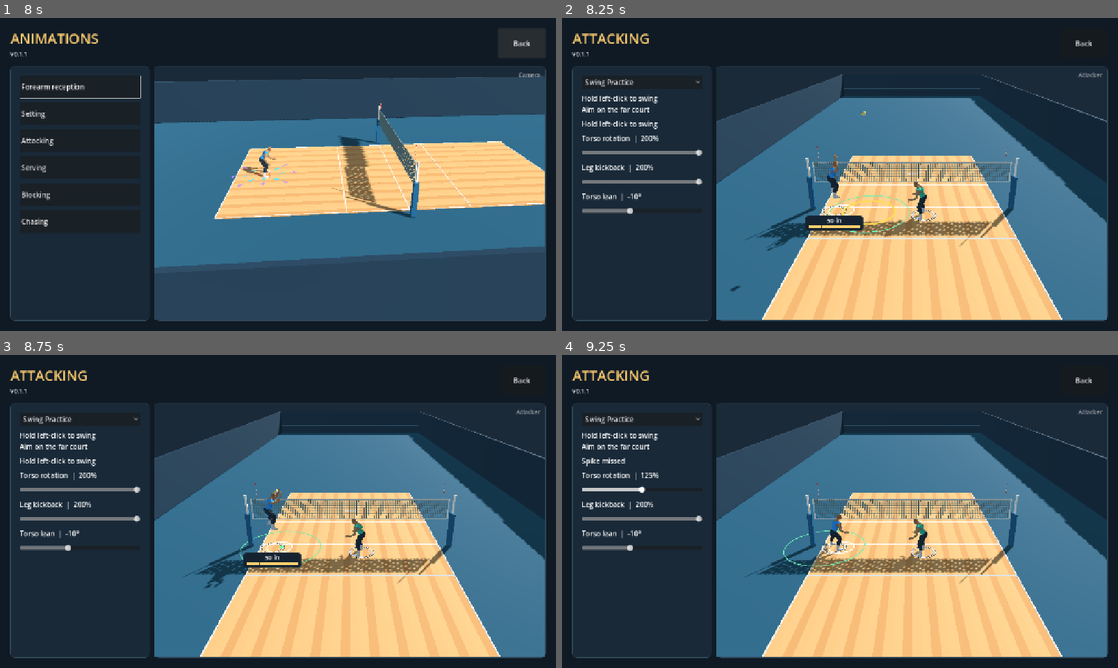
Above: before the commit, frames 1-4 (two rows, left to right).
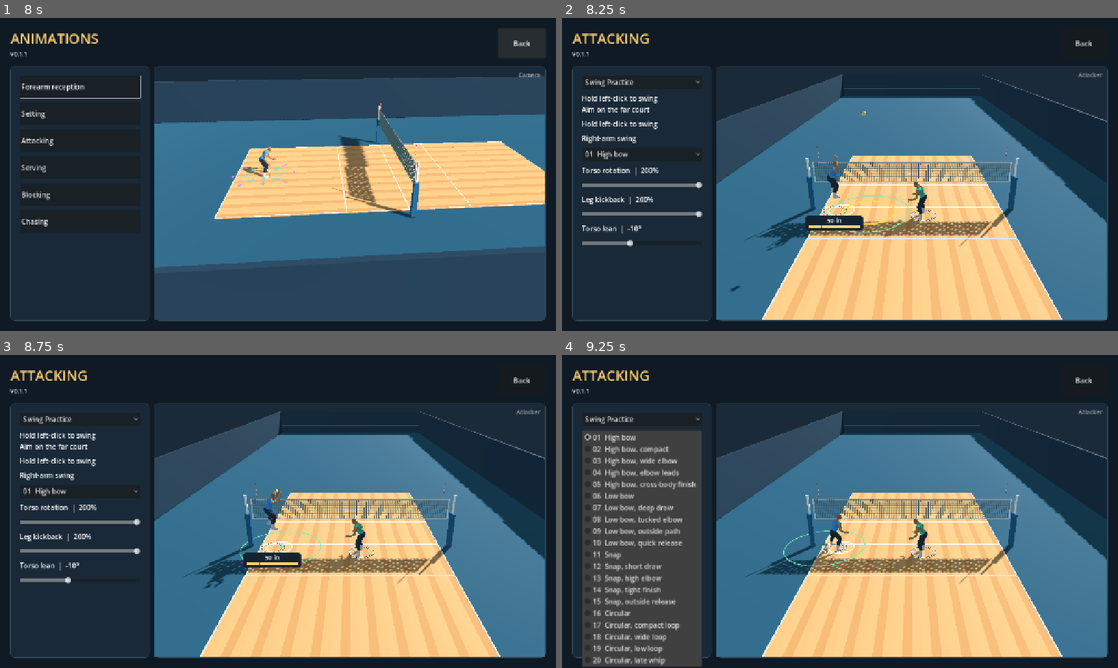
Above: after the commit, the same moments.

Repository: foreandr/volleyball
Game: Godot game, scene res://scenes/main.tscn
The game is run twice, just before and just after one commit, with the same random seed, the same clock (stepped at 60 frames per second) and the same inputs.
Inputs (mouse positions are in pixels of both pictures, inside the frame that each line leads up to):
- Up to frame 1 (8 s): click "Story" at 0.5 s; click "New" at 1.25 s; click "Back" at 2 s; click "New" at 2.75 s; click "Save" at 3.5 s; click "Forearm reception" at 4.25 s; click "Play all" at 5 s; click "Next" at 5.75 s; click "Next" at 6.5 s; click "Back" at 7.25 s
- Up to frame 2 (8.25 s): click "Attacking" at 8 s
- Up to frame 3 (8.75 s): no input
- Up to frame 4 (9.25 s): click (639, 492) at 8.75 s, where only the run after the commit has a clickable "01 High bow"

Frame 1 is identical in both runs. In frame 2, 2.0% of the frame differs, in the area x 3-26%, y 37-74%; in frame 3, 2.0%; in frame 4, 16%, in the area x 3-26%, y 24-100%.

Commit message:
Add twenty selectable right-arm spike swings

Diff:
--- a/scripts/attack_drill.gd
+++ b/scripts/attack_drill.gd
@@ -1,6 +1,7 @@
 extends "res://scripts/setting_drill.gd"
 
 const Court = preload("res://scripts/preview_court.gd")
+const SpikeArm = preload("res://scripts/spike_arm_swing.gd")
 const HandPose = preload("res://scripts/hand_setting_pose.gd")
 const Footwork = preload("res://scripts/directional_footwork.gd")
 const PIN := Vector3(3.55,0.065,3.65)
@@ -20,6 +21,7 @@
 const SWING_FOLLOW_TIME := 0.30
 var stage := Stage.SERVE
 var swing_practice := true
+var swing_variant := 0
 var torso_rotation_scale := 2.0
 var leg_kickback_scale := 2.0
 var swing_button_down := false
@@ -404,7 +406,7 @@
 	region.hide()
 	timing_cue.hide()
 	status.text = "Spike  |  %d%% power" % roundi(charge*100.0)
-	trace.write("spike",clock,{"point":swing_contact,"aim":swing_aim,"velocity":pass_motion,"power":charge,"palm_speed":swing_impact_speed,"peak_palm_speed":swing_hand_speed,"net":not swing_net_hit.is_empty()},true)
+	trace.write("spike",clock,{"point":swing_contact,"aim":swing_aim,"velocity":pass_motion,"power":charge,"swing":SpikeArm.VARIANTS[swing_variant][0],"palm_speed":swing_impact_speed,"peak_palm_speed":swing_hand_speed,"net":not swing_net_hit.is_empty()},true)
 
 func play_spike(time: float) -> void:
 	var end := flight_end if swing_net_hit.is_empty() else float(swing_net_hit.end_time)
@@ -461,13 +463,7 @@
 	# Twist the ribcage around its own axis so the lean stays independent.
 	var chest_axis: Vector3 = (author.point(pose,"neck_01")-author.point(pose,"spine_03")).normalized()
 	author.rotate_world(pose,"spine_03",chest_axis,clampf(turn*rotation_weight,-1.45,1.45))
-	right_shoulder = author.point(pose,"upperarm_r")
-	var draw_hand := right_shoulder+Vector3(0.04,0.34,-0.15)
-	var wrist_target := ball_target-(ball_target-right_shoulder).normalized()*0.06
-	var through := right_shoulder+Vector3(0.28,-0.28,0.43)
-	var target := draw_hand.lerp(wrist_target,extension).lerp(through,follow)
-	author.limb(pose,"upperarm_r","lowerarm_r","hand_r",
-		target,Vector3(-0.85,0.52,-0.74),weight,lerpf(108.0,175.0,extension))
+	SpikeArm.apply(pose,author,swing_variant,ball_target,weight,extension,follow,power)
 	var left_shoulder: Vector3 = author.point(pose,"upperarm_l")
 	var guide_drop := 0.78*smoothstep(0.07,1.0,extension)+0.22*follow
 	var guide_hand := left_shoulder+Vector3(0.06,0.43,0.64).lerp(Vector3(0.12,-0.46,0.12),guide_drop)
--- /dev/null
+++ b/scripts/spike_arm_swing.gd
@@ -0,0 +1,47 @@
+extends RefCounted
+
+# Name, wrist at full draw, elbow pole, wrist arc, follow-through, extension delay.
+const VARIANTS := [
+	["High bow", Vector3(0.04,0.34,-0.15), Vector3(-0.85,0.52,-0.74), Vector3(-0.06,0.13,-0.05), Vector3(0.28,-0.28,0.43), 1.25],
+	["High bow, compact", Vector3(0.09,0.26,-0.12), Vector3(-0.95,0.57,-0.51), Vector3(0.04,0.16,-0.10), Vector3(0.24,-0.26,0.40), 1.65],
+	["High bow, wide elbow", Vector3(-0.04,0.31,-0.17), Vector3(-1.20,0.46,-0.52), Vector3(-0.18,0.12,0.02), Vector3(0.40,-0.31,0.37), 1.45],
+	["High bow, elbow leads", Vector3(0.09,0.30,-0.20), Vector3(-0.52,0.71,-0.74), Vector3(0.07,0.14,-0.14), Vector3(0.30,-0.38,0.32), 1.85],
+	["High bow, cross-body finish", Vector3(0.07,0.33,-0.14), Vector3(-0.85,0.58,-0.60), Vector3(-0.02,0.15,-0.04), Vector3(0.53,-0.27,0.27), 1.35],
+	["Low bow", Vector3(0.04,0.17,-0.19), Vector3(-1.0,0.16,-0.84), Vector3(-0.05,0.09,-0.10), Vector3(0.24,-0.35,0.42), 1.35],
+	["Low bow, deep draw", Vector3(0.02,0.19,-0.29), Vector3(-0.80,0.19,-1.00), Vector3(-0.09,0.10,-0.16), Vector3(0.27,-0.33,0.45), 1.55],
+	["Low bow, tucked elbow", Vector3(0.12,0.17,-0.17), Vector3(-0.64,0.22,-0.83), Vector3(0.06,0.12,-0.13), Vector3(0.34,-0.39,0.34), 1.70],
+	["Low bow, outside path", Vector3(-0.13,0.20,-0.20), Vector3(-1.10,0.16,-0.65), Vector3(-0.16,0.10,-0.04), Vector3(0.12,-0.38,0.50), 1.30],
+	["Low bow, quick release", Vector3(0.05,0.22,-0.16), Vector3(-0.86,0.28,-0.78), Vector3(-0.02,0.08,-0.08), Vector3(0.30,-0.34,0.40), 1.08],
+	["Snap", Vector3(0.07,0.09,-0.15), Vector3(-0.98,0.10,-0.58), Vector3(0.04,0.07,-0.14), Vector3(0.30,-0.44,0.37), 1.72],
+	["Snap, short draw", Vector3(0.10,0.10,-0.07), Vector3(-1.0,0.12,-0.53), Vector3(0.02,0.08,-0.10), Vector3(0.21,-0.43,0.42), 1.92],
+	["Snap, high elbow", Vector3(0.08,0.11,-0.13), Vector3(-0.82,0.60,-0.70), Vector3(0.02,0.04,-0.17), Vector3(0.35,-0.42,0.35), 1.72],
+	["Snap, tight finish", Vector3(0.14,0.14,-0.09), Vector3(-0.76,0.30,-0.68), Vector3(0.02,0.12,-0.14), Vector3(0.31,-0.37,0.20), 1.88],
+	["Snap, outside release", Vector3(-0.08,0.10,-0.12), Vector3(-1.14,0.12,-0.58), Vector3(-0.14,0.08,-0.12), Vector3(0.13,-0.46,0.36), 1.54],
+	["Circular", Vector3(-0.06,-0.02,-0.23), Vector3(-0.87,0.05,-0.66), Vector3(-0.19,-0.10,-0.12), Vector3(0.27,-0.46,0.41), 1.30],
+	["Circular, compact loop", Vector3(0.02,0.04,-0.17), Vector3(-0.79,0.12,-0.76), Vector3(-0.11,-0.06,-0.12), Vector3(0.28,-0.43,0.29), 1.49],
+	["Circular, wide loop", Vector3(-0.16,-0.05,-0.25), Vector3(-1.16,0.02,-0.64), Vector3(-0.24,-0.09,-0.07), Vector3(0.33,-0.44,0.48), 1.24],
+	["Circular, low loop", Vector3(-0.04,-0.14,-0.26), Vector3(-0.90,-0.16,-0.76), Vector3(-0.14,-0.17,-0.14), Vector3(0.26,-0.50,0.38), 1.31],
+	["Circular, late whip", Vector3(0.03,0.02,-0.22), Vector3(-0.79,0.16,-0.87), Vector3(-0.12,-0.10,-0.18), Vector3(0.44,-0.39,0.33), 1.78],
+]
+
+static func apply(pose: Array, author: RefCounted, index: int, ball: Vector3, weight: float, extension: float, follow: float, charge: float) -> void:
+	var variant: Array = VARIANTS[index]
+	var shoulder: Vector3 = author.point(pose,"upperarm_r")
+	var draw: Vector3 = variant[1]
+	var pole: Vector3 = variant[2]
+	var arc: Vector3 = variant[3]
+	var through: Vector3 = variant[4]
+	var delay: float = variant[5]
+	if index >= 15:
+		# Lead into the loop during the charge instead of locking the wrist in a high draw.
+		draw += arc*lerpf(-0.42,0.34,charge)
+	var wrist_target := ball-(ball-shoulder).normalized()*0.06
+	var reach := pow(extension,delay)
+	var arc_offset := arc*sin(PI*extension)
+	var target := (shoulder+draw).lerp(wrist_target,reach)+arc_offset
+	var finish := smoothstep(0.20,1.0,follow)
+	target = target.lerp(shoulder+through,finish)
+	var elbow_pole := pole.lerp(Vector3(-0.75,0.38,-0.28),smoothstep(0.62,1.0,extension))
+	var elbow_limit := lerpf(112.0,172.0,smoothstep(0.29,0.98,extension))
+	elbow_limit = lerpf(elbow_limit,145.0,finish)
+	author.limb(pose,"upperarm_r","lowerarm_r","hand_r",target,elbow_pole,weight,elbow_limit)
--- a/scripts/story_animations.gd
+++ b/scripts/story_animations.gd
@@ -344,12 +344,24 @@
 	setting_drill.configure(preview_player,drill_status,modes.selected == 1,build_label)
 	if attack:
 		setting_drill.bump.set_custom_backward(load_custom_backward_clip())
+		add_spike_swing_picker()
 		add_attack_pose_slider("Torso rotation","TorsoRotation",50,setting_drill.torso_rotation_scale,
 			func(value: float): setting_drill.torso_rotation_scale = value)
 		add_attack_pose_slider("Leg kickback","LegKickback",0,setting_drill.leg_kickback_scale,
 			func(value: float): setting_drill.leg_kickback_scale = value)
 	add_torso_lean_slider()
 	preview.grab_focus()
+
+func add_spike_swing_picker() -> void:
+	content.add_child(label("Right-arm swing",16))
+	var picker := OptionButton.new()
+	picker.name = "SpikeSwing"
+	for index in setting_drill.SpikeArm.VARIANTS.size():
+		picker.add_item("%02d  %s" % [index+1,setting_drill.SpikeArm.VARIANTS[index][0]])
+	picker.item_selected.connect(func(index: int):
+		setting_drill.swing_variant = index
+		preview.grab_focus())
+	content.add_child(picker)
 
 func add_torso_lean_slider() -> void:
 	var readout := label("",16)
